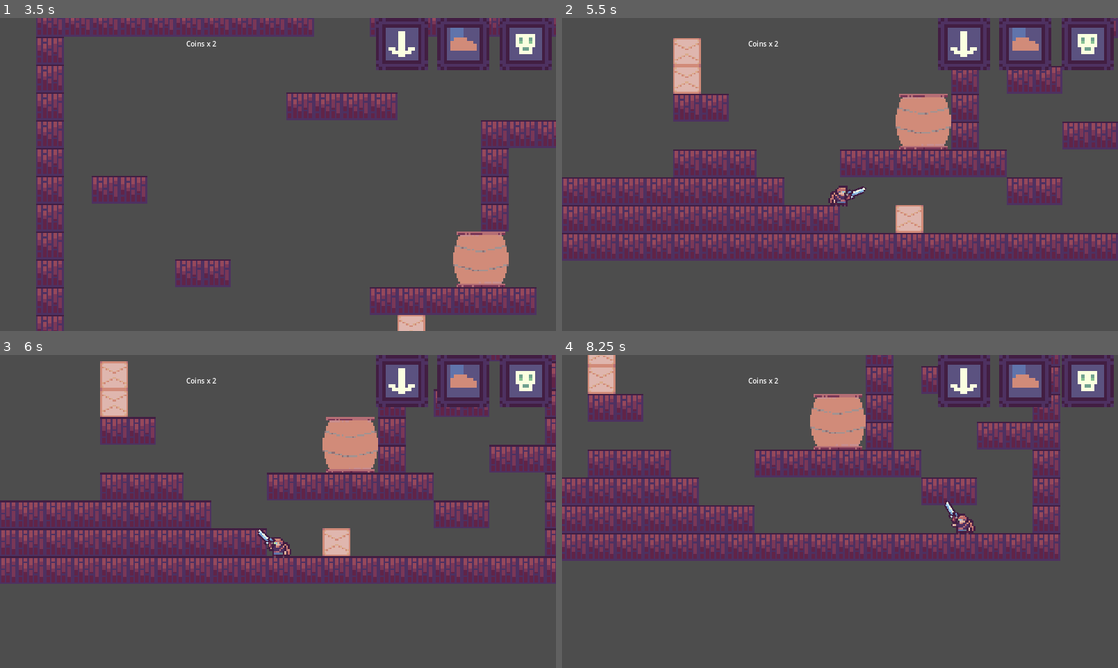
Above: before the commit, frames 1-4 (two rows, left to right).
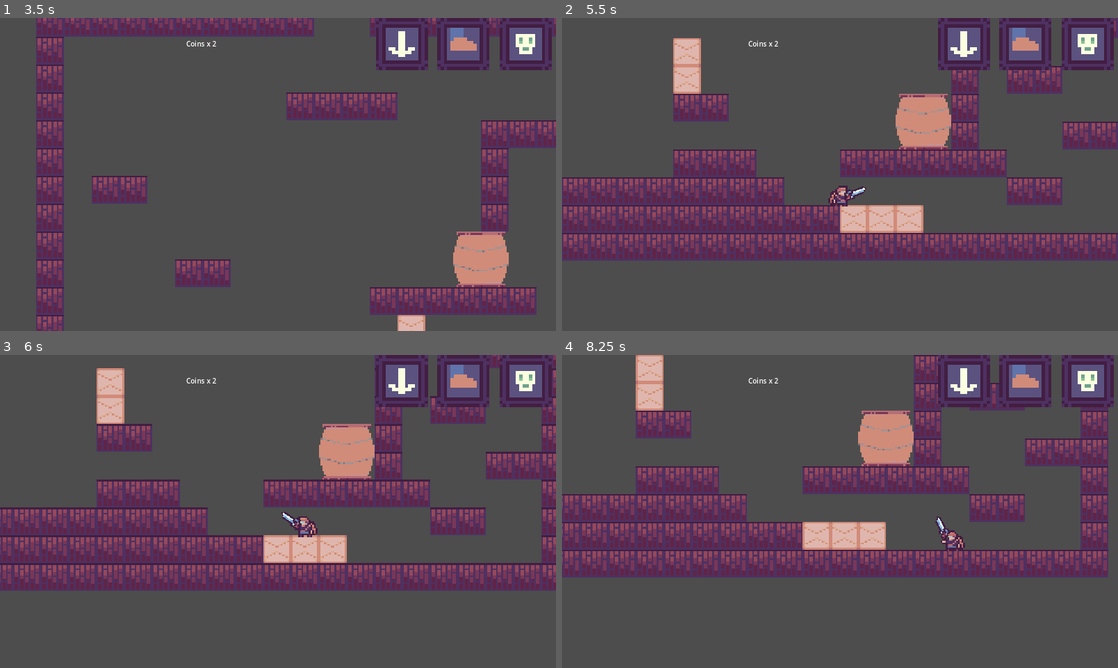
Above: after the commit, the same moments.

Repository: Kevin-Mortimer-19/Cursed-Jumper
Game: Godot game, scene res://src/game.tscn
Two runs of this game, one before a commit and one after it. Both use one fixed random seed, a clock stepped at 60 frames per second and the inputs below.
Inputs (mouse positions are in pixels of both pictures, inside the frame that each line leads up to):
- Up to frame 1 (3.5 s): tap Enter at 0.5 s; move the mouse to (400, 158) at 0.52 s; press the mouse at (400, 158) at 0.53 s; hold D (move_right) 0.53-2.03 s; tap Space (jump) at 0.77, 1.52, 3.02 s; move the mouse to (166, 190) at 1.27 s; release the mouse at (166, 190) at 1.28 s; tap E (interact) at 1.35, 2.85 s; move the mouse to (333, 105) at 2.02 s; press the mouse at (333, 105) at 2.03 s; hold A (move_left) 2.03-2.78 s; move the mouse to (250, 237) at 2.77 s; release the mouse at (250, 237) at 2.78 s; hold D (move_right) from 2.78 s (still down)
- Up to frame 2 (5.5 s): move the mouse to (1006, 221) at 3.52 s; press the mouse at (1006, 221) at 3.53 s; tap Space (jump) at 3.77, 4.52 s; move the mouse to (673, 127) at 4.27 s; release D (move_right) at 4.28 s; release the mouse at (673, 127) at 4.28 s; hold A (move_left) 4.28-5.03 s; tap E (interact) at 4.35 s; move the mouse to (867, 174) at 5.02 s; press the mouse at (867, 174) at 5.03 s; hold D (move_right) from 5.03 s (still down)
- Up to frame 3 (6 s): move the mouse to (194, 433) at 5.77 s; release D (move_right) at 5.78 s; release the mouse at (194, 433) at 5.78 s; hold A (move_left) from 5.78 s (still down); tap E (interact) at 5.85 s
- Up to frame 4 (8.25 s): tap Space (jump) at 6.02, 6.77, 7.52 s; move the mouse to (962, 495) at 6.52 s; press the mouse at (962, 495) at 6.53 s; move the mouse to (728, 527) at 7.27 s; release A (move_left) at 7.28 s; release the mouse at (728, 527) at 7.28 s; hold D (move_right) from 7.28 s (still down); tap E (interact) at 7.35 s; move the mouse to (895, 442) at 8.02 s; press the mouse at (895, 442) at 8.03 s

Frame 1 is identical in both runs. In frame 2, 0.9% of the frame differs, in the area x 50-60%, y 59-69%; in frame 3, 28%; in frame 4, 40%, in the area x 0-99%, y 0-72%.
Error after the commit: Invalid assignment of property or key 'can_damage_enemy' with value of type 'bool' on a base object of type 'CharacterBody2D (Projectile)'. (res://src/entities…

Commit message:
Fix curse to only stop damaging enemies, not destructibles

Diff:
--- a/src/entities/player/shotgun.gd
+++ b/src/entities/player/shotgun.gd
@@ -18,8 +18,7 @@
 	var rng:= RandomNumberGenerator.new()
 	for i in range(amount):
 		var bullet:= bullet_scene.instantiate() as Projectile
-		if not does_damage:
-			bullet.damage = 0
+		bullet.can_damage_enemy = does_damage
 
 		add_child(bullet)
 		bullet.set_as_top_level(true)
